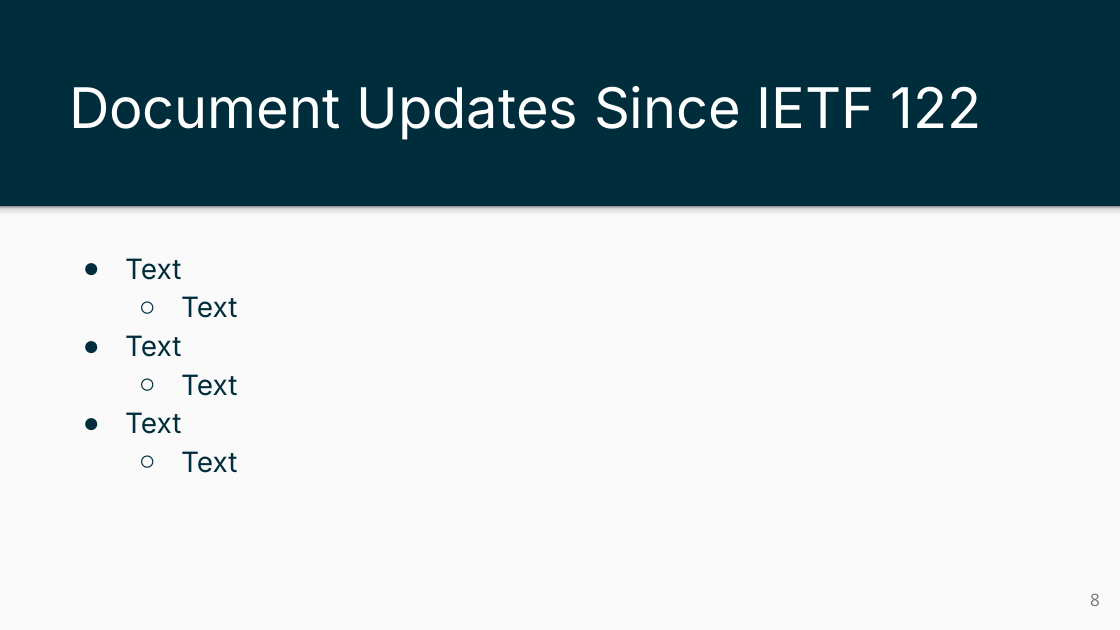
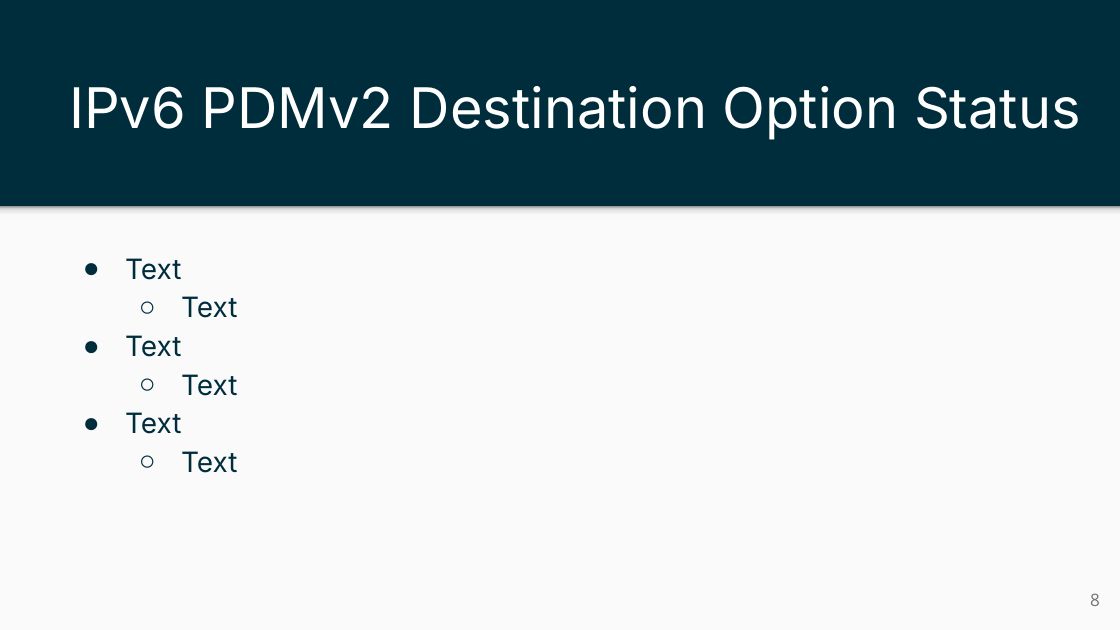
Before and after one commit to ietf-ippm/meeting-materials, a slide deck: slide 8 of ietf123-Madrid/Slides/chair-slides-ippm.pptx. Drawn at 1120x630 pixels with LibreOffice and Linux fonts; fonts in the diff are those of the drawing. Boxes give left, top, right and bottom in pixels: in the first picture for what was removed or moved away, otherwise in the second. Text is boxed around its words. In the diff, an @@ line names an element or a change of style, - is before the commit and + after.

Commit message:
added document status

```diff
--- a/ietf123-Madrid/Slides/chair-slides-ippm.pptx
+++ b/ietf123-Madrid/Slides/chair-slides-ippm.pptx
@@ title at (69, 86, 1081, 140): text changed @@
-Document Updates Since IETF 122
+IPv6 PDMv2 Destination Option Status
```
Also in this commit, not shown: 1 other file.
